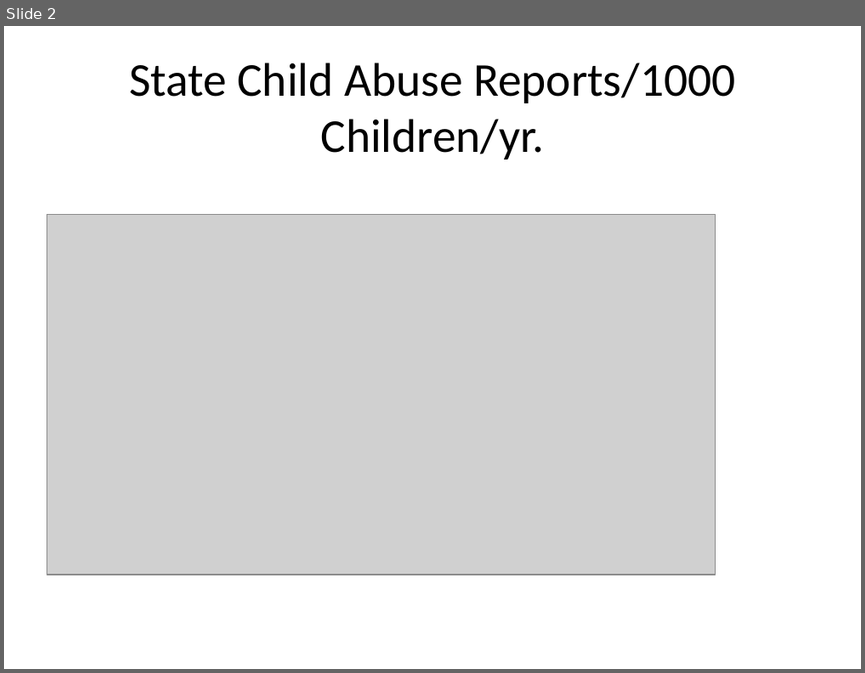
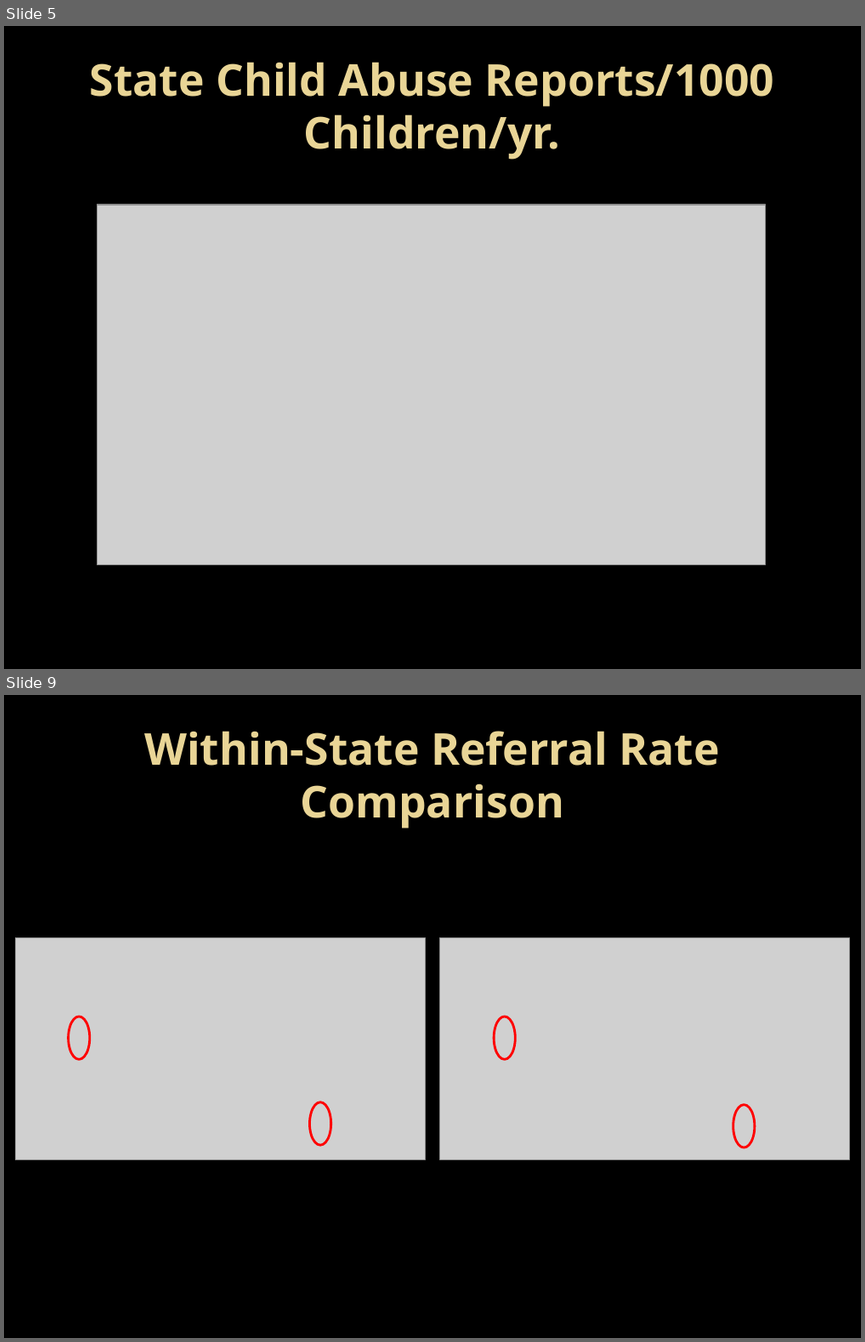
Before and after one commit to OuhscBbmc/SafeCareSpatial, a slide deck: National/chadwick materials/bard_draft1.pptx. Shown one above the other, each under a label of ours: slide 2 before the commit, slides 5 and 9 after it; the slides between them are not shown. The pictures are 865x673 and 865x1342 pixels, drawn with LibreOffice and Linux fonts; fonts in the diff are those of the drawing; grey boxes stand for pictures; background and template pictures are left out. Boxes give left, top, right and bottom in pixels: in the first picture for what was removed or moved away, otherwise in the second. Text is boxed around its words. In the diff, an @@ line names an element or a change of style, - is before the commit and + after.

```diff
--- a/National/chadwick materials/bard_draft1.pptx
+++ b/National/chadwick materials/bard_draft1.pptx
@@ slide 9 added at (4,695,861,1338), background picture (left out) @@
@@ title added at (144,731,720,828), 36.9 pt, text gradient #EAD696 to #E7D081, bold @@
+Within-State Referral Rate Comparison
@@ picture added at (15,937,426,1158) @@
@@ picture added at (439,937,850,1158) @@
@@ ellipse added at (69,1016,90,1059), outline #FF0000 2 pt @@
@@ ellipse added at (494,1016,516,1059), outline #FF0000 2 pt @@
@@ ellipse added at (310,1102,331,1145), outline #FF0000 2 pt @@
@@ ellipse added at (733,1105,755,1147), outline #FF0000 2 pt @@
@@ what was slide 2 is now slide 5 @@
@@ slide 5 changed as well @@
@@ background #FFFFFF to picture (left out) @@
@@ title "State Child Abuse Reports/1000 Children/yr." at (90,62,775,159): size 39.6 to 36.9 pt, font Calibri to Noto Sans, text colour #000000 to gradient #EAD696 to #E7D081, bold on @@
@@ picture: place and size @@
-picture at (46,215,715,574)
+picture at (97,204,765,564)
```
Also in this commit, not shown: 1 other slide changed, 21 other slides added, 1 slide removed, 17 other files.
